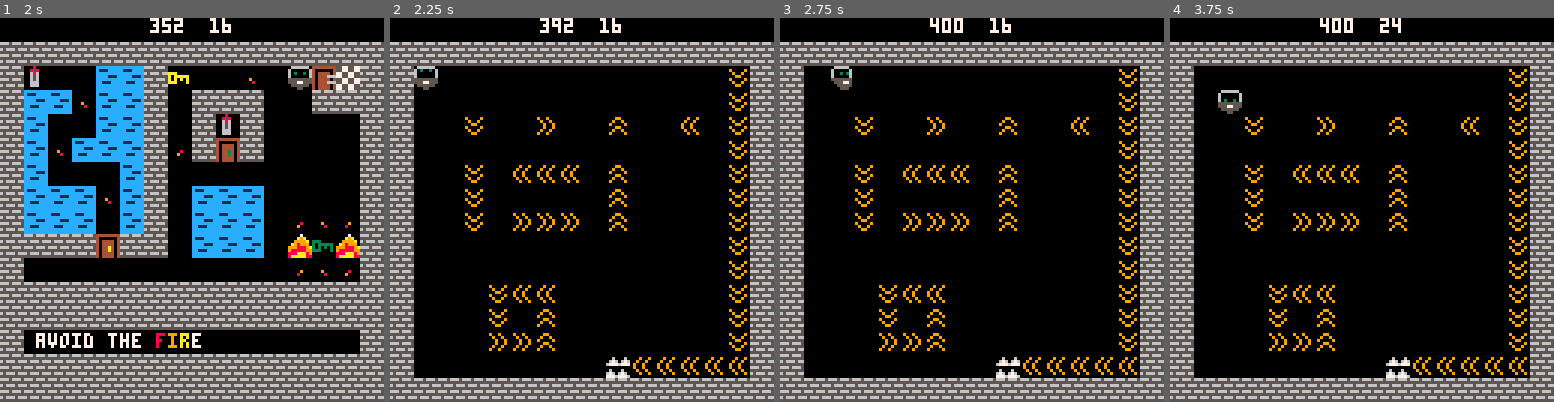
Above: before the commit, frames 1-4 (left to right).
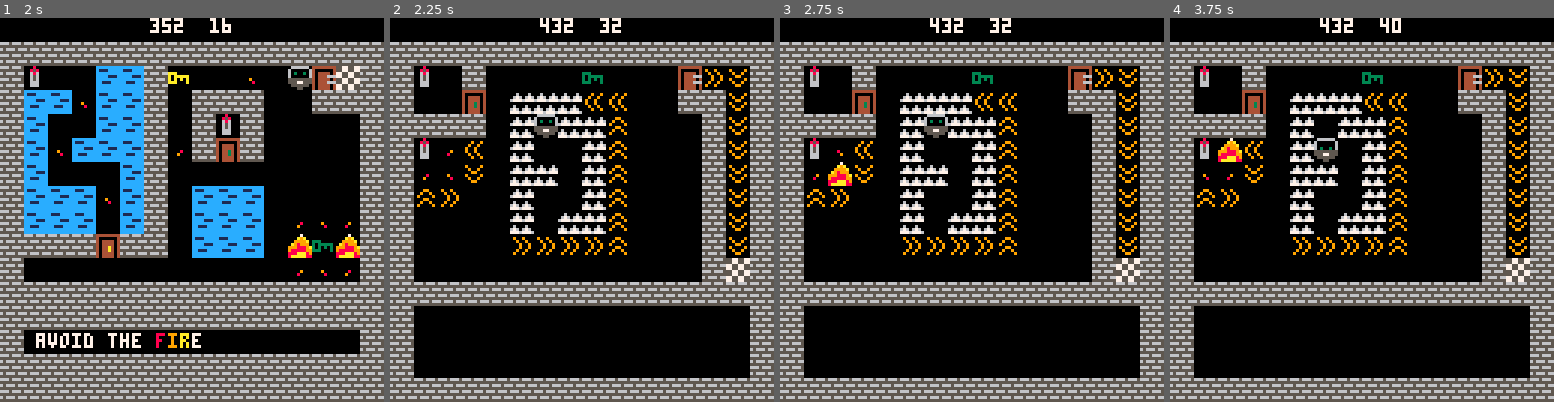
Above: after the commit, the same moments.

Repository: VedVid/picos-challange
Game: PICO-8 cartridge picoschallange.p8
Same seed, same stepped clock (60 frames per second), same inputs: the game is played once before the commit and once after it.
Inputs:
- Up to frame 1 (2 s): tap O (Z key) at 0.7, 1.7 s; hold Right from 1.6 s (still down)
- Up to frame 2 (2.25 s): release Right at 2.1 s; tap O (Z key) at 2.1 s; hold Up from 2.15 s (still down)
- Up to frame 3 (2.75 s): release Up at 2.42 s; hold Right from 2.47 s (still down); tap O (Z key) at 2.5 s
- Up to frame 4 (3.75 s): tap O (Z key) at 2.9, 3.3, 3.7 s; release Right at 3.03 s; hold Left 3.08-3.58 s; hold Down from 3.63 s (still down)

Frame 1 is identical in both runs. In frame 2, 18% of the frame differs, in the area x 6-94%, y 0-94%; in frame 3, 18%; in frame 4, 18%.

Commit message:
Level design is finished.

Diff:
--- a/picoschallange.p8
+++ b/picoschallange.p8
@@ -275,8 +275,10 @@
  camera(offset_x, 0)
  player = new_player()
  player.level = 4
- player.x = 8+offset_x
- player.y = 16
+ player.x = 432
+ player.y = 32
+ final_door_x = 480
+ final_door_y = 16
 end
 
 
@@ -425,17 +427,17 @@
 __map__
 0000000000000000000000000000000000000000000000000000000000000000000000000000000000000000000000000000000000000000000000000000000000000000000000000000000000000000000000000000000000000000000000000000000000000000000000000000000000000000000000000000000000000000
 1010101010101010101010101010101010101010101010101010101010101010101010101010101010101010101010101010101010101010101010101010101000000000000000000000000000000000000000000000000000000000000000000000000000000000000000000000000000000000000000000000000000000000
-1010101010101010101010101010101010000000000000100010000000000010101b00003030102000003400001815101000000000000000000000000000381000000000000000000000000000000000000000000000000000000000000000000000000000000000000000000000000000000000000000000000000000000000
-1010101010101010101010101010101010000000000000100010000000000010103030343030100010101000001010101000000000000000000000000000381000000000000000000000000000000000000000000000000000000000000000000000000000000000000000000000000000000000000000000000000000000000
-1010101010101010101010101010101010001b210000000000120000201b00101030000030301000101b1000000000101000003800003900003a00003b00381000000000000000000000000000000000000000000000000000000000000000000000000000000000000000000000000000000000000000000000000000000000
-1010100000000000000000000010101010000000000000100010000000000010103034303030103310121000000000101000000000000000000000000000381000000000000000000000000000000000000000000000000000000000000000000000000000000000000000000000000000000000000000000000000000000000
-10101000000000101010101110101010101010101013101010101011101010101030000000301000000000000000001010000038003b3b3b003a00000000381000000000000000000000000000000000000000000000000000000000000000000000000000000000000000000000000000000000000000000000000000000000
-1010100000200019151010001b10101010000000000000101510000000000010103030303430100030303000000000101000003800000000003a00000000381000000000000000000000000000000000000000000000000000000000000000000000000000000000000000000000000000000000000000000000000000000000
-1010100000000010101010101010101010001b230000001016100000221b0010103030300030100030303000333435101000003800393939003a00000000381000000000000000000000000000000000000000000000000000000000000000000000000000000000000000000000000000000000000000000000000000000000
-1010100000000000000000000010101010000000000000100010000000000010101010101110100030303000362136101000000000000000000000000000381000000000000000000000000000000000000000000000000000000000000000000000000000000000000000000000000000000000000000000000000000000000
-1010101010101010101010101010101010000000000000140010000000000010100000000000000000000000353433101000000000000000000000000000381000000000000000000000000000000000000000000000000000000000000000000000000000000000000000000000000000000000000000000000000000000000
-10000000000000000000000000001010100000000000001000100000000000101010101010101010101010101010101010000000383b3b00000000000000381000000000000000000000000000000000000000000000000000000000000000000000000000000000000000000000000000000000000000000000000000000000
-1000000000000000000000000000101010000000000000100010000000000010101010101010101010101010101010101000000038003a00000000000000381000000000000000000000000000000000000000000000000000000000000000000000000000000000000000000000000000000000000000000000000000000000
-1000000000000000000000000000101010000000000000100010000000000010100000000000000000000000000000101000000039393a00000000000000381000000000000000000000000000000000000000000000000000000000000000000000000000000000000000000000000000000000000000000000000000000000
-100000000000000000000000000010101000000000000010001000000000001010101010101010101010101010101010100000000000000000373b3b3b3b3b1000000000000000000000000000000000000000000000000000000000000000000000000000000000000000000000000000000000000000000000000000000000
+1010101010101010101010101010101010000000000000100010000000000010101b0000303010200000340000181510101b001000000000210000001839381000000000000000000000000000000000000000000000000000000000000000000000000000000000000000000000000000000000000000000000000000000000
+10101010101010101010101010101010100000000000001000100000000000101030303430301000101010000010101010000012003737373b3b00001010381000000000000000000000000000000000000000000000000000000000000000000000000000000000000000000000000000000000000000000000000000000000
+1010101010101010101010101010101010001b210000000000120000201b00101030000030301000101b1000000000101010101000370037373a00000010381000000000000000000000000000000000000000000000000000000000000000000000000000000000000000000000000000000000000000000000000000000000
+101010000000000000000000001010101000000000000010001000000000001010303430303010331012100000000010101b353b00370000373a00000010381000000000000000000000000000000000000000000000000000000000000000000000000000000000000000000000000000000000000000000000000000000000
+1010100000000010101010111010101010101010101310101010101110101010103000000030100000000000000000101033343800373700373a00000010381000000000000000000000000000000000000000000000000000000000000000000000000000000000000000000000000000000000000000000000000000000000
+1010100000200019151010001b1010101000000000000010151000000000001010303030343010003030300000000010103a390000370000373a00000010381000000000000000000000000000000000000000000000000000000000000000000000000000000000000000000000000000000000000000000000000000000000
+1010100000000010101010101010101010001b230000001016100000221b0010103030300030100030303000333435101000000000370037373a00000010381000000000000000000000000000000000000000000000000000000000000000000000000000000000000000000000000000000000000000000000000000000000
+1010100000000000000000000010101010000000000000100010000000000010101010101110100030303000362136101000000000393939393a00000010381000000000000000000000000000000000000000000000000000000000000000000000000000000000000000000000000000000000000000000000000000000000
+1010101010101010101010101010101010000000000000140010000000000010100000000000000000000000353433101000000000000000000000000010151000000000000000000000000000000000000000000000000000000000000000000000000000000000000000000000000000000000000000000000000000000000
+1000000000000000000000000000101010000000000000100010000000000010101010101010101010101010101010101010101010101010101010101010101000000000000000000000000000000000000000000000000000000000000000000000000000000000000000000000000000000000000000000000000000000000
+1000000000000000000000000000101010000000000000100010000000000010101010101010101010101010101010101000000000000000000000000000001000000000000000000000000000000000000000000000000000000000000000000000000000000000000000000000000000000000000000000000000000000000
+1000000000000000000000000000101010000000000000100010000000000010100000000000000000000000000000101000000000000000000000000000001000000000000000000000000000000000000000000000000000000000000000000000000000000000000000000000000000000000000000000000000000000000
+1000000000000000000000000000101010000000000000100010000000000010101010101010101010101010101010101000000000000000000000000000001000000000000000000000000000000000000000000000000000000000000000000000000000000000000000000000000000000000000000000000000000000000
 1010101010101010101010101010101010101010101010101010101010101010101010101010101010101010101010101010101010101010101010101010101000000000000000000000000000000000000000000000000000000000000000000000000000000000000000000000000000000000000000000000000000000000
